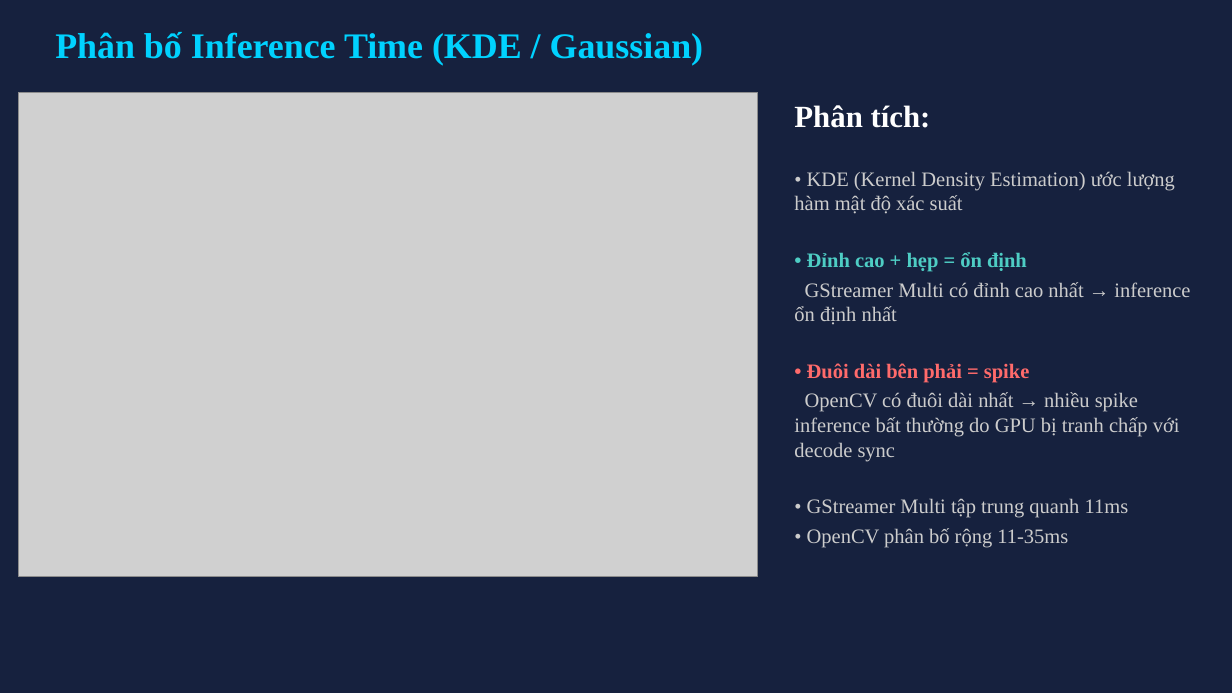
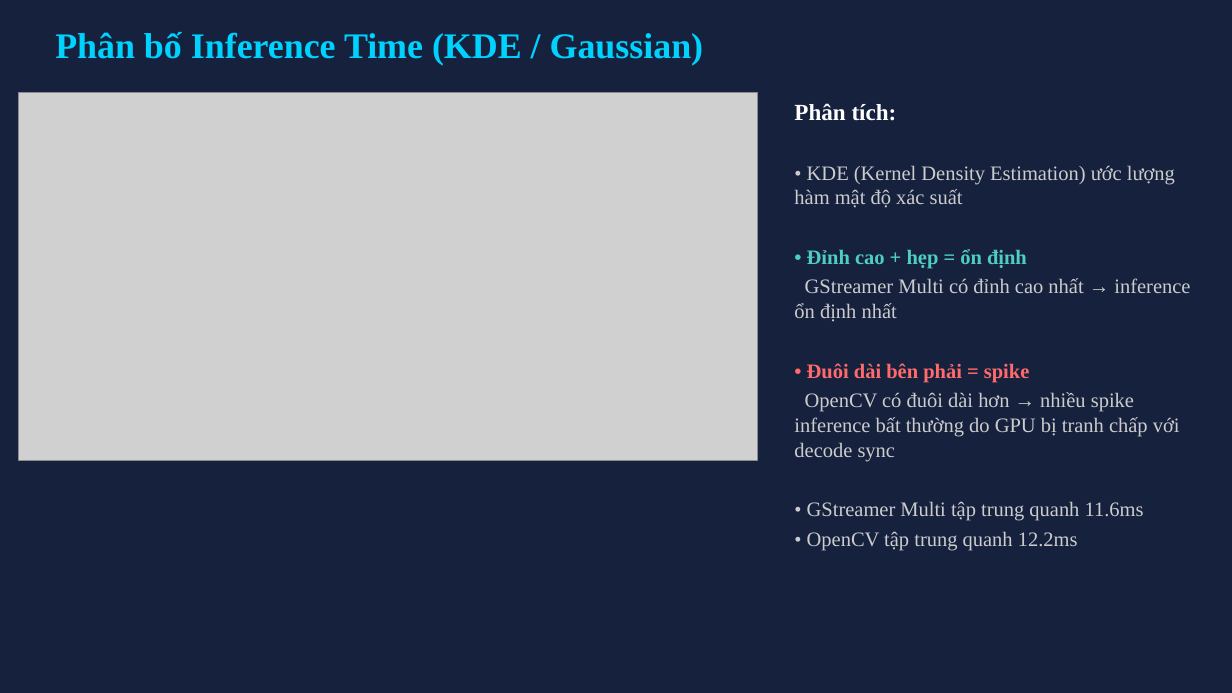
Before and after one commit to phucngongac2901/project_object_detection_benchmark, a slide deck: slide 4 of slide/Đo_luong_va_danh_gia_hieu_nang.pptx (slide 3 before the commit). Drawn at 1232x693 pixels with LibreOffice and Linux fonts; fonts in the diff are those of the drawing; grey boxes stand for pictures. Boxes give left, top, right and bottom in pixels: in the first picture for what was removed or moved away, otherwise in the second. Text is boxed around its words. In the diff, an @@ line names an element or a change of style, - is before the commit and + after.

```diff
--- a/slide/Đo_luong_va_danh_gia_hieu_nang.pptx
+++ b/slide/Đo_luong_va_danh_gia_hieu_nang.pptx
@@ picture: place and size @@
-picture at (18,92,758,577)
+picture at (18,92,758,460)
@@ text at (794,103,897,121): size 24 to 18 pt in "Phân tích:" @@
@@ text at (794,392,1180,551): text changed @@
-OpenCV có đuôi dài nhất → nhiều spike inference bất thường do GPU bị tranh chấp với decode sync
-• GStreamer Multi tập trung quanh 11ms
-• OpenCV phân bố rộng 11-35ms
+OpenCV có đuôi dài hơn → nhiều spike inference bất thường do GPU bị tranh chấp với decode sync
+• GStreamer Multi tập trung quanh 11.6ms
+• OpenCV tập trung quanh 12.2ms
```
Also in this commit, not shown: 9 other slides changed, 1 slide added, 1 slide removed, 29 other files.
